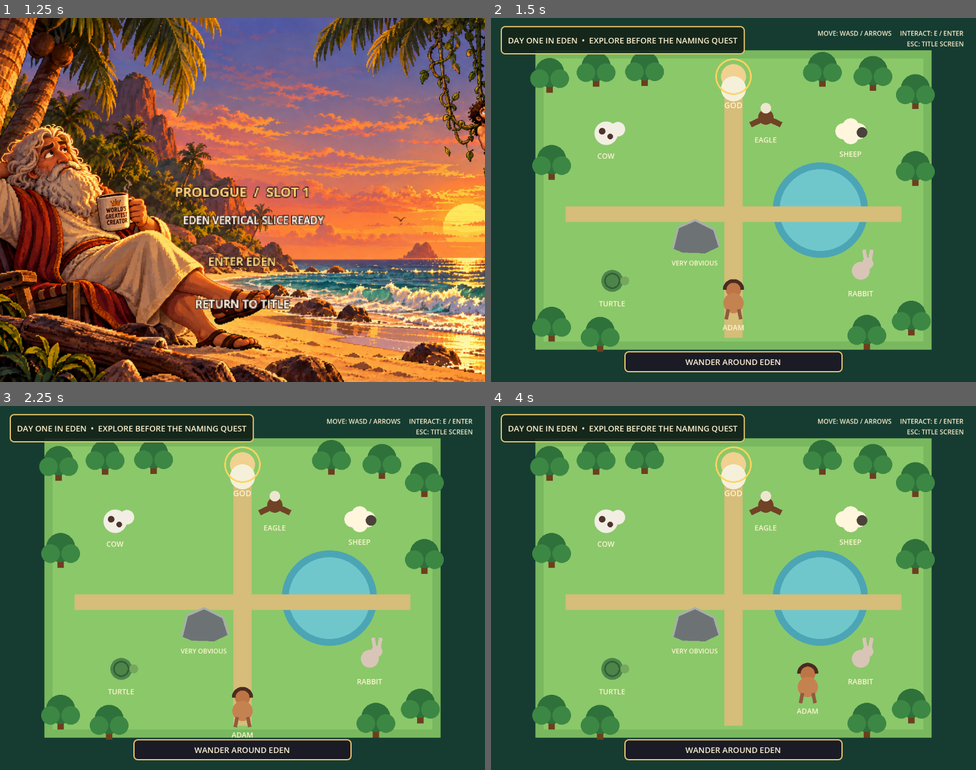
Above: before the commit, frames 1-4 (two rows, left to right).
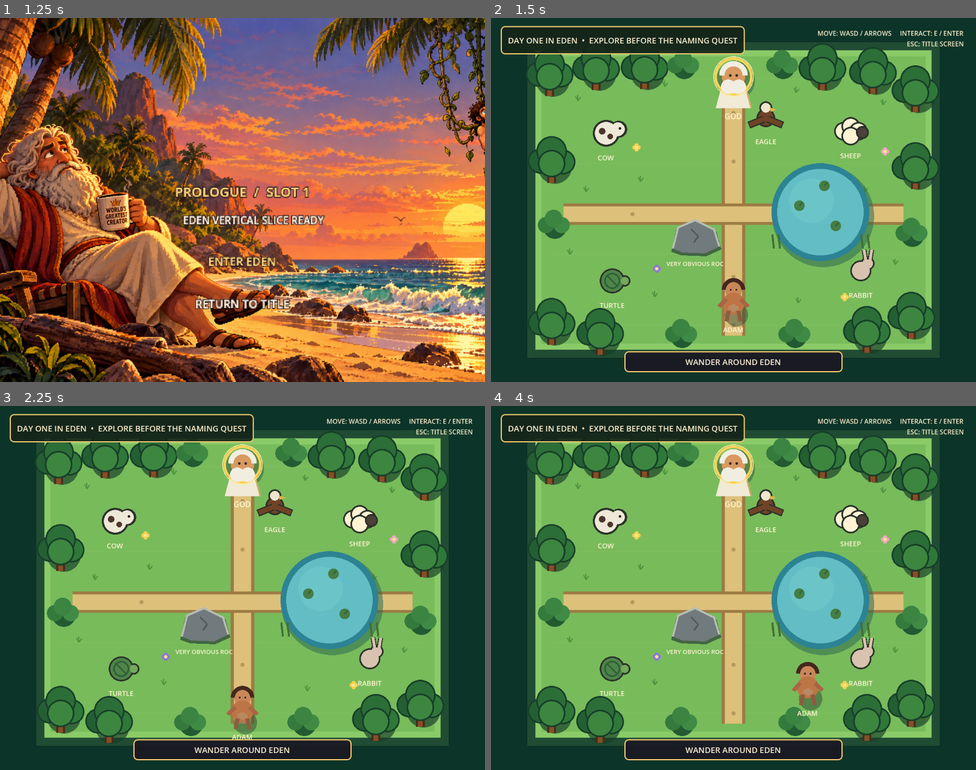
Above: after the commit, the same moments.

Repository: badmrfrosty313/the-bible-sort-of
Game: Godot game, scene res://scenes/title/title_screen.tscn
The game is run twice, just before and just after one commit, with the same random seed, the same clock (stepped at 60 frames per second) and the same inputs.
Inputs (mouse positions are in pixels of both pictures, inside the frame that each line leads up to):
- Up to frame 1 (1.25 s): tap Enter at 0.5 s; move the mouse to (349, 181) at 0.52 s; hold D from 0.53 s (still down); tap E at 0.6 s; tap Space at 0.77 s
- Up to frame 2 (1.5 s): release D at 1.25 s; click "ENTER EDEN" at 1.25 s
- Up to frame 3 (2.25 s): tap Space at 2 s; move the mouse to (145, 606) at 2.02 s; hold S from 2.03 s (still down); tap Enter at 2.1 s
- Up to frame 4 (4 s): tap Space at 2.27, 3.77 s; tap Enter at 2.75, 3.6 s; move the mouse to (782, 507) at 2.77 s; release S at 2.78 s; hold D 2.78-3.53 s; tap E at 2.85 s; move the mouse to (709, 660) at 3.52 s; hold W from 3.53 s (still down)

Frame 1 is identical in both runs. In frame 2, 15% of the frame differs, in the area x 7-93%, y 7-93%; in frame 3, 15%; in frame 4, 15%.

Commit message:
Polish Eden into a chunky top-down RPG garden with richer terrain and sprites

Diff:
--- a/scenes/episodes/eden/eden.gd
+++ b/scenes/episodes/eden/eden.gd
@@ -73,98 +73,200 @@
 			get_viewport().set_input_as_handled()
 
 func _draw() -> void:
-	# Garden boundary and surrounding wilderness.
-	draw_rect(Rect2(Vector2.ZERO, SCREEN_SIZE), Color("#163c31"))
-	draw_rect(GARDEN_RECT, Color("#79b85e"))
-	draw_rect(Rect2(130, 100, 940, 700), Color("#8bc86a"), true)
-
-	# Water and footpaths.
-	draw_circle(Vector2(815, 475), 118, Color("#4ba5b5"))
-	draw_circle(Vector2(815, 475), 101, Color("#70c7cb"))
-	var path_color := Color("#d6bd79")
-	draw_line(Vector2(600, 790), Vector2(600, 135), path_color, 45.0, true)
-	draw_line(Vector2(185, 485), Vector2(1015, 485), path_color, 38.0, true)
-
-	# Boundary trees.
+	# A deliberately chunky 16-bit-RPG-ish garden. Gameplay geometry stays
+	# simple and readable while the presentation gets enough texture to feel alive.
+	draw_rect(Rect2(Vector2.ZERO, SCREEN_SIZE), Color("#0d3428"))
+	draw_rect(Rect2(90, 60, 1020, 780), Color("#214c34"))
+	draw_rect(GARDEN_RECT, Color("#8acb68"))
+	draw_rect(Rect2(125, 95, 950, 710), Color("#78bb5b"))
+
+	# Grass bands and tufts break up the giant green rectangle without adding assets.
+	for y in [150.0, 360.0, 585.0, 760.0]:
+		draw_line(Vector2(145, y), Vector2(1055, y), Color("#83c56555"), 3.0)
+	for p in [
+		Vector2(215,205), Vector2(430,170), Vector2(755,185), Vector2(970,215),
+		Vector2(195,585), Vector2(405,690), Vector2(760,705), Vector2(1000,610),
+		Vector2(370,405), Vector2(925,430), Vector2(235,430), Vector2(735,555)
+	]:
+		_draw_grass_tuft(p)
+
+	# Dirt roads with a darker outer edge so they read like authored paths.
+	var outer_path := Color("#9c7b43")
+	var inner_path := Color("#ddc17b")
+	draw_line(Vector2(600, 785), Vector2(600, 135), outer_path, 58.0, true)
+	draw_line(Vector2(600, 785), Vector2(600, 135), inner_path, 42.0, true)
+	draw_line(Vector2(180, 485), Vector2(1020, 485), outer_path, 52.0, true)
+	draw_line(Vector2(180, 485), Vector2(1020, 485), inner_path, 38.0, true)
+	for p in [Vector2(600,760),Vector2(600,640),Vector2(600,355),Vector2(600,235),Vector2(350,485),Vector2(850,485)]:
+		draw_circle(p, 5, Color("#b6985b"))
+
+	# Pond with depth rings, highlight, reeds and lily pads.
+	var pond := Vector2(815, 480)
+	draw_circle(pond + Vector2(7, 10), 126, Color("#2b674d88"))
+	draw_circle(pond, 121, Color("#2c8394"))
+	draw_circle(pond, 107, Color("#62bec4"))
+	draw_circle(pond + Vector2(-22, -28), 55, Color("#7dd2cf55"))
+	for p in [pond + Vector2(-52,-16), pond + Vector2(38,34), pond + Vector2(10,-65)]:
+		draw_circle(p, 13, Color("#457d45"))
+		draw_line(p, p + Vector2(7,-8), Color("#315e34"), 3.0)
+	for x in [700.0, 715.0, 920.0, 936.0]:
+		draw_line(Vector2(x, 570), Vector2(x - 4, 535), Color("#416f39"), 5.0)
+
+	# Garden-border trees and hedges.
 	for p in [
 		Vector2(145, 135), Vector2(260, 120), Vector2(380, 118), Vector2(820, 120),
 		Vector2(945, 130), Vector2(1050, 175), Vector2(150, 750), Vector2(270, 775),
 		Vector2(930, 770), Vector2(1040, 735), Vector2(150, 350), Vector2(1050, 365)
 	]:
 		_draw_tree(p)
-
-	# The suspiciously obvious rock.
+	for p in [Vector2(475,115),Vector2(720,115),Vector2(155,510),Vector2(1040,530),Vector2(470,780),Vector2(750,780)]:
+		_draw_bush(p)
+
+	# Flower clusters are tiny landmarks for navigation.
+	for pair in [
+		[Vector2(360,320), Color("#f5d250")], [Vector2(975,330), Color("#f2a4c4")],
+		[Vector2(410,620), Color("#8e77d9")], [Vector2(875,690), Color("#f5d250")]
+	]:
+		_draw_flowers(pair[0], pair[1])
+
 	_draw_rock(Vector2(505, 540))
-
-	# God / quest giver.
 	_draw_god(Vector2(600, 145))
-
 	for animal in animals:
 		_draw_animal(animal)
-
 	_draw_adam(player_position)
 
+func _draw_grass_tuft(p: Vector2) -> void:
+	var c := Color("#4f963f")
+	draw_line(p, p + Vector2(-6, -12), c, 3.0)
+	draw_line(p, p + Vector2(0, -15), c, 3.0)
+	draw_line(p, p + Vector2(7, -10), c, 3.0)
+
+func _draw_bush(p: Vector2) -> void:
+	draw_circle(p + Vector2(3,7), 29, Color("#225a32"))
+	draw_circle(p + Vector2(-19,2), 20, Color("#347a3d"))
+	draw_circle(p + Vector2(20,2), 20, Color("#3f8b46"))
+	draw_circle(p + Vector2(0,-14), 22, Color("#3b8442"))
+
+func _draw_flowers(p: Vector2, petal: Color) -> void:
+	for off in [Vector2(-10,0), Vector2(10,0), Vector2(0,-10), Vector2(0,10)]:
+		draw_circle(p + off * 0.55, 5, petal)
+	draw_circle(p, 4, Color("#ffe68b"))
+
 func _draw_tree(p: Vector2) -> void:
-	draw_rect(Rect2(p + Vector2(-8, 5), Vector2(16, 45)), Color("#6c3e1f"))
-	draw_circle(p, 36, Color("#2f713a"))
-	draw_circle(p + Vector2(-25, 15), 23, Color("#3c8744"))
-	draw_circle(p + Vector2(25, 15), 23, Color("#3c8744"))
+	# Heavy outlines match the title art better than the old flat circles.
+	draw_circle(p + Vector2(8, 18), 42, Color("#153d27aa"))
+	draw_rect(Rect2(p + Vector2(-11, 3), Vector2(22, 55)), Color("#4b2b1a"))
+	draw_rect(Rect2(p + Vector2(-6, 3), Vector2(12, 55)), Color("#835027"))
+	for crown in [
+		[p + Vector2(-28,4), 27.0, Color("#245f33")],
+		[p + Vector2(28,6), 27.0, Color("#2f7839")],
+		[p + Vector2(0,-20), 34.0, Color("#2c6e37")],
+		[p + Vector2(0,10), 30.0, Color("#3d8640")]
+	]:
+		draw_circle(crown[0], crown[1] + 4.0, Color("#173f29"))
+		draw_circle(crown[0], crown[1], crown[2])
 
 func _draw_rock(p: Vector2) -> void:
+	var shadow := PackedVector2Array([
+		p + Vector2(-59, 38), p + Vector2(-47, -16), p + Vector2(-3, -37),
+		p + Vector2(53, -12), p + Vector2(65, 32), p + Vector2(28, 49),
+		p + Vector2(-34, 47)
+	])
+	draw_colored_polygon(shadow, Color("#273a35aa"))
 	var points := PackedVector2Array([
 		p + Vector2(-55, 30), p + Vector2(-42, -22), p + Vector2(0, -40),
 		p + Vector2(47, -17), p + Vector2(60, 25), p + Vector2(25, 42),
 		p + Vector2(-31, 40)
 	])
-	draw_colored_polygon(points, Color("#6d7375"))
-	draw_polyline(PackedVector2Array([points[0], points[1], points[2], points[3], points[4]]), Color("#a9aeaa"), 5.0)
-	draw_string(ThemeDB.fallback_font, p + Vector2(-58, 72), "VERY OBVIOUS ROCK", HORIZONTAL_ALIGNMENT_CENTER, 116, 16, Color("#fff4d2"))
+	draw_colored_polygon(points, Color("#717a7c"))
+	draw_polyline(PackedVector2Array([points[0], points[1], points[2], points[3], points[4]]), Color("#b8bdb5"), 5.0)
+	draw_line(p + Vector2(-10,-18), p + Vector2(8,0), Color("#51595b"), 4.0)
+	draw_line(p + Vector2(8,0), p + Vector2(-3,15), Color("#51595b"), 4.0)
+	draw_string(ThemeDB.fallback_font, p + Vector2(-75, 73), "VERY OBVIOUS ROCK", HORIZONTAL_ALIGNMENT_CENTER, 150, 15, Color("#fff4d2"))
 
 func _draw_god(p: Vector2) -> void:
-	draw_circle(p, 31, Color("#f1d18f"))
-	draw_circle(p + Vector2(0, 30), 31, Color("#f5f0da"))
-	draw_arc(p, 43, 0, TAU, 48, Color("#ffd45f"), 4.0)
-	draw_string(ThemeDB.fallback_font, p + Vector2(-60, 78), "GOD", HORIZONTAL_ALIGNMENT_CENTER, 120, 20, Color("#fff4d2"))
+	# Quest-giver God: halo, hair/beard, simple robe silhouette.
+	draw_circle(p + Vector2(5,10), 48, Color("#203c2d66"))
+	var robe := PackedVector2Array([
+		p + Vector2(-30,25), p + Vector2(30,25), p + Vector2(44,78), p + Vector2(-44,78)
+	])
+	draw_colored_polygon(robe, Color("#f0ead6"))
+	draw_polyline(PackedVector2Array([robe[0],robe[1],robe[2]]), Color("#c8ad67"), 4.0)
+	draw_circle(p, 29, Color("#d99a62"))
+	draw_arc(p, 44, 0, TAU, 48, Color("#ffd35a"), 6.0)
+	draw_arc(p, 49, 0, TAU, 48, Color("#fff0a0"), 2.0)
+	draw_arc(p + Vector2(0,-3), 29, PI, TAU, 20, Color("#f1eee1"), 13.0)
+	draw_circle(p + Vector2(-13,25), 18, Color("#f1eee1"))
+	draw_circle(p + Vector2(13,25), 18, Color("#f1eee1"))
+	draw_circle(p + Vector2(-8,-3), 3, Color("#31231d"))
+	draw_circle(p + Vector2(8,-3), 3, Color("#31231d"))
+	draw_string(ThemeDB.fallback_font, p + Vector2(-60, 105), "GOD", HORIZONTAL_ALIGNMENT_CENTER, 120, 19, Color("#fff4d2"))
 
 func _draw_adam(p: Vector2) -> void:
-	draw_circle(p + Vector2(0, -18), 19, Color("#bd7546"))
-	draw_circle(p + Vector2(0, 15), 25, Color("#c58251"))
-	draw_line(p + Vector2(-13, 30), p + Vector2(-18, 55), Color("#8f5b3e"), 9.0)
-	draw_line(p + Vector2(13, 30), p + Vector2(18, 55), Color("#8f5b3e"), 9.0)
-	draw_arc(p + Vector2(0, -18), 22, PI, TAU, 18, Color("#4a2b20"), 9.0)
-	draw_string(ThemeDB.fallback_font, p + Vector2(-45, 82), "ADAM", HORIZONTAL_ALIGNMENT_CENTER, 90, 18, Color("#fff4d2"))
+	# Chunky top-down Adam with a soft shadow and deliberately simple anatomy.
+	draw_circle(p + Vector2(7,44), 29, Color("#29433277"))
+	draw_circle(p + Vector2(0,-18), 21, Color("#c98758"))
+	draw_circle(p + Vector2(0,16), 27, Color("#bd7546"))
+	draw_line(p + Vector2(-18,5), p + Vector2(-36,24), Color("#a86443"), 10.0)
+	draw_line(p + Vector2(18,5), p + Vector2(36,24), Color("#a86443"), 10.0)
+	draw_line(p + Vector2(-12,34), p + Vector2(-17,60), Color("#8f5b3e"), 10.0)
+	draw_line(p + Vector2(12,34), p + Vector2(17,60), Color("#8f5b3e"), 10.0)
+	draw_arc(p + Vector2(0,-18), 24, PI, TAU, 18, Color("#43281e"), 10.0)
+	draw_circle(p + Vector2(-7,-18), 2.5, Color("#2e211b"))
+	draw_circle(p + Vector2(7,-18), 2.5, Color("#2e211b"))
+	# The pre-Fall modesty gag remains abstract rather than explicit.
+	for off in [Vector2(-7,26),Vector2(0,23),Vector2(7,27),Vector2(0,31)]:
+		draw_rect(Rect2(p + off - Vector2(5,5), Vector2(10,10)), Color("#b88a63"))
+	draw_string(ThemeDB.fallback_font, p + Vector2(-45, 87), "ADAM", HORIZONTAL_ALIGNMENT_CENTER, 90, 17, Color("#fff4d2"))
 
 func _draw_animal(animal: Dictionary) -> void:
 	var p: Vector2 = animal["pos"]
 	var id: String = animal["id"]
-	var body := Color("#e9e1c8")
+	var outline := Color("#2b3128")
 	match id:
 		"cow":
-			body = Color("#f2eee3")
-			draw_circle(p, 29, body)
-			draw_circle(p + Vector2(29, -10), 18, body)
-			draw_circle(p + Vector2(-10, -5), 8, Color("#4d352b"))
-			draw_circle(p + Vector2(10, 8), 7, Color("#4d352b"))
+			draw_circle(p, 33, outline)
+			draw_circle(p + Vector2(31,-10), 21, outline)
+			draw_circle(p, 28, Color("#eee8d9"))
+			draw_circle(p + Vector2(29,-10), 17, Color("#eee8d9"))
+			draw_circle(p + Vector2(-10,-5), 8, Color("#4d352b"))
+			draw_circle(p + Vector2(10,8), 7, Color("#4d352b"))
+			draw_circle(p + Vector2(34,-12), 3, Color("#241b18"))
 		"sheep":
-			for off in [Vector2(-18,0), Vector2(0,-12), Vector2(19,0), Vector2(0,12)]:
-				draw_circle(p + off, 20, Color("#fff6dd"))
-			draw_circle(p + Vector2(28, 3), 13, Color("#4b413a"))
+			for off in [Vector2(-18,0),Vector2(0,-12),Vector2(19,0),Vector2(0,12)]:
+				draw_circle(p + off, 23, outline)
+				draw_circle(p + off, 19, Color("#fff3d4"))
+			draw_circle(p + Vector2(29,3), 16, outline)
+			draw_circle(p + Vector2(29,3), 12, Color("#4b413a"))
 		"rabbit":
-			draw_circle(p, 22, Color("#d8c5b7"))
-			draw_circle(p + Vector2(17, -18), 14, Color("#d8c5b7"))
-			draw_line(p + Vector2(12, -27), p + Vector2(8, -52), Color("#d8c5b7"), 9.0)
-			draw_line(p + Vector2(23, -27), p + Vector2(27, -52), Color("#d8c5b7"), 9.0)
+			draw_circle(p, 26, outline)
+			draw_circle(p + Vector2(17,-18), 17, outline)
+			draw_circle(p, 22, Color("#d9c2b0"))
+			draw_circle(p + Vector2(17,-18), 13, Color("#d9c2b0"))
+			draw_line(p + Vector2(12,-27), p + Vector2(8,-52), outline, 12.0)
+			draw_line(p + Vector2(23,-27), p + Vector2(27,-52), outline, 12.0)
+			draw_line(p + Vector2(12,-27), p + Vector2(8,-52), Color("#d9c2b0"), 7.0)
+			draw_line(p + Vector2(23,-27), p + Vector2(27,-52), Color("#d9c2b0"), 7.0)
 		"turtle":
+			draw_circle(p, 31, outline)
+			draw_circle(p + Vector2(31,0), 14, outline)
 			draw_circle(p, 27, Color("#4d8449"))
-			draw_circle(p + Vector2(31, 0), 11, Color("#75a85d"))
+			draw_circle(p + Vector2(31,0), 10, Color("#75a85d"))
 			draw_arc(p, 18, 0, TAU, 24, Color("#2f5f37"), 4.0)
+			draw_line(p + Vector2(-12,-12), p + Vector2(12,12), Color("#315e34"), 3.0)
 		"eagle":
-			draw_circle(p, 19, Color("#704326"))
-			draw_circle(p + Vector2(0, -22), 13, Color("#eee5d0"))
-			draw_line(p + Vector2(-6, 4), p + Vector2(-38, 19), Color("#704326"), 14.0)
-			draw_line(p + Vector2(6, 4), p + Vector2(38, 19), Color("#704326"), 14.0)
+			draw_circle(p + Vector2(0,2), 23, outline)
+			draw_circle(p + Vector2(0,-23), 16, outline)
+			draw_circle(p + Vector2(0,2), 19, Color("#704326"))
+			draw_circle(p + Vector2(0,-23), 12, Color("#eee5d0"))
+			draw_line(p + Vector2(-5,5), p + Vector2(-42,20), outline, 18.0)
+			draw_line(p + Vector2(5,5), p + Vector2(42,20), outline, 18.0)
+			draw_line(p + Vector2(-5,5), p + Vector2(-40,19), Color("#704326"), 12.0)
+			draw_line(p + Vector2(5,5), p + Vector2(40,19), Color("#704326"), 12.0)
+			var beak := PackedVector2Array([p + Vector2(10,-24),p + Vector2(27,-18),p + Vector2(11,-13)])
+			draw_colored_polygon(beak, Color("#e0b447"))
 	var display_name: String = str(named_animals.get(id, animal["kind"]))
-	draw_string(ThemeDB.fallback_font, p + Vector2(-70, 63), display_name, HORIZONTAL_ALIGNMENT_CENTER, 140, 18, Color("#fff4d2"))
+	draw_string(ThemeDB.fallback_font, p + Vector2(-70, 67), display_name, HORIZONTAL_ALIGNMENT_CENTER, 140, 17, Color("#fff4d2"))
 
 func _build_ui() -> void:
 	var layer := CanvasLayer.new()
